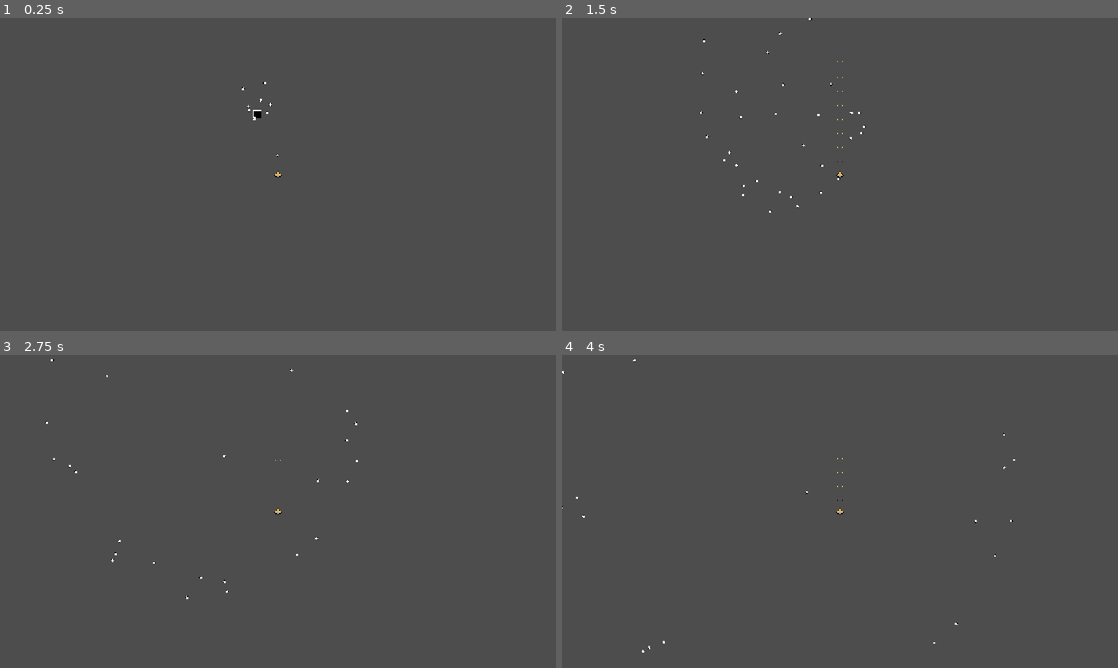
Above: before the commit, frames 1-4 (two rows, left to right).
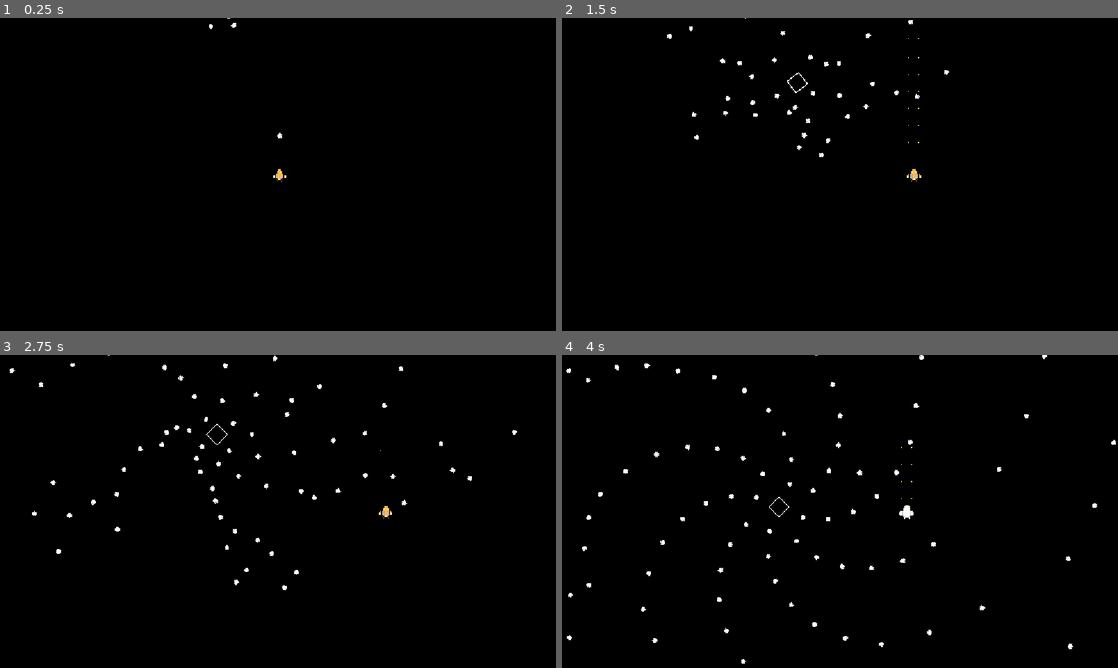
Above: after the commit, the same moments.

Repository: Draftier/Geometric-Invasion-CSS-497
Game: Godot game, scene res://scenes/game.tscn
Same seed, same stepped clock (60 frames per second), same inputs: the game is played once before the commit and once after it.
Inputs:
- Up to frame 1 (0.25 s): no input
- Up to frame 2 (1.5 s): hold Right (right) 0.53-1.28 s; hold Z (shoot) 0.53-1.28 s; hold Down (down) from 1.28 s (still down); tap Z (shoot) at 1.35 s
- Up to frame 3 (2.75 s): release Down (down) at 2.03 s; hold Right (right) from 2.03 s (still down); hold Shift (slow) from 2.03 s (still down); tap Z (shoot) at 2.3 s
- Up to frame 4 (4 s): release Right (right) at 2.78 s; release Shift (slow) at 2.78 s; hold Up (up) 2.78-3.53 s; tap Z (shoot) at 2.85 s; hold Left (left) from 3.53 s (still down); hold Z (shoot) from 3.53 s (still down)

The runs differ from the first frame. In frame 1, 100% of the frame differs, in the area x 0-100%, y 0-100%; in frame 2, 100%; in frame 3, 100%; in frame 4, 100%.

Commit message:
Reduced code complexity
- Made bullet a base class that can be utilized by all (got rid of seperate bullet script)
- Added TODOs
- Added loop in player class to shoot bullet for each gun in player scene

Diff:
--- a/geometric-invasion/project.godot
+++ b/geometric-invasion/project.godot
@@ -59,6 +59,7 @@
 2d_physics/layer_2="enemies"
 2d_physics/layer_3="bullets"
 2d_physics/layer_4="background"
+2d_physics/layer_5="borders"
 
 [physics]
 
--- a/geometric-invasion/scenes/ShootPoint.tscn
+++ b/geometric-invasion/scenes/ShootPoint.tscn
@@ -9,6 +9,7 @@
 
 [node name="Muzzle" type="Marker2D" parent="." unique_id=2003817388]
 position = Vector2(-1, 3)
+rotation = -1.5707964
 
 [node name="FireRateTimer" type="Timer" parent="." unique_id=2951010]
 wait_time = 0.15
--- a/geometric-invasion/scenes/bullet_2.tscn
+++ /dev/null
@@ -1,20 +0,0 @@
-[gd_scene format=3 uid="uid://d02ey725i8t81"]
-
-[ext_resource type="Texture2D" uid="uid://blwmetdipeqh6" path="res://assets/sprites/bullet_2.png" id="1_jnljk"]
-[ext_resource type="Script" uid="uid://b1ocf5fgy86d3" path="res://scripts/bullet/bullet_2.gd" id="1_xm0l7"]
-
-[sub_resource type="CircleShape2D" id="CircleShape2D_v4deb"]
-radius = 6.0
-
-[node name="bullet_2" type="Area2D" unique_id=2052516261]
-scale = Vector2(0.5, 0.5)
-collision_layer = 4
-script = ExtResource("1_xm0l7")
-
-[node name="Sprite2D" type="Sprite2D" parent="." unique_id=905764174]
-texture = ExtResource("1_jnljk")
-
-[node name="CollisionShape2D" type="CollisionShape2D" parent="." unique_id=1786711591]
-shape = SubResource("CircleShape2D_v4deb")
-
-[connection signal="body_entered" from="." to="." method="_on_body_entered"]
--- a/geometric-invasion/scenes/game.tscn
+++ b/geometric-invasion/scenes/game.tscn
@@ -4,7 +4,7 @@
 [ext_resource type="Resource" uid="uid://domh45urchay3" path="res://assets/resources/player/destroyer.tres" id="2_yqjtg"]
 [ext_resource type="PackedScene" uid="uid://cp837cm6qinkj" path="res://scenes/enemy.tscn" id="3_lnu2h"]
 [ext_resource type="Texture2D" uid="uid://bvt77d3gapc08" path="res://assets/sprites/background_1.png" id="4_lbhrr"]
-[ext_resource type="PackedScene" uid="uid://d02ey725i8t81" path="res://scenes/bullet_2.tscn" id="5_iywne"]
+[ext_resource type="PackedScene" uid="uid://d02ey725i8t81" path="res://scenes/obstacle_bullet_base.tscn" id="5_iywne"]
 
 [sub_resource type="TileSetAtlasSource" id="TileSetAtlasSource_iywne"]
 texture = ExtResource("4_lbhrr")
@@ -19,10 +19,17 @@
 }
 point_count = 6
 
+[sub_resource type="RectangleShape2D" id="RectangleShape2D_d8ny1"]
+size = Vector2(646, 21)
+
+[sub_resource type="RectangleShape2D" id="RectangleShape2D_iywne"]
+size = Vector2(20, 618)
+
 [node name="Game" type="Node2D" unique_id=1466998741]
+metadata/_edit_vertical_guides_ = [-289.0, 239.0]
+metadata/_edit_horizontal_guides_ = [-281.0, 294.0]
 
 [node name="Background" type="TileMapLayer" parent="." unique_id=1758883545]
-visible = false
 tile_map_data = PackedByteArray("AAD3//D/AAAAAAAAAAD3//H/AAAAAAAAAAD3//L/AAAAAAAAAAD3//P/AAAAAAAAAAD3//T/AAAAAAAAAAD3// …(61136 unchanged characters)…
 tile_set = SubResource("TileSet_d8ny1")
 
@@ -37,7 +44,7 @@
 
 [node name="bullet_2" parent="." unique_id=2052516261 instance=ExtResource("5_iywne")]
 position = Vector2(-1, -43)
-speed = 0
+speed = 10
 
 [node name="Path2D" type="Path2D" parent="." unique_id=483374397]
 curve = SubResource("Curve2D_d8ny1")
@@ -49,4 +56,32 @@
 
 [node name="Enemy" parent="Path2D/PathFollow2D" unique_id=1367146779 node_paths=PackedStringArray("path") instance=ExtResource("3_lnu2h")]
 position = Vector2(1.5258789e-05, 1.0000038)
+move_speed = 3
 path = NodePath("..")
+free_on_path_complete = false
+
+[node name="Borders" type="Node2D" parent="." unique_id=83428441]
+
+[node name="top_bottom" type="StaticBody2D" parent="Borders" unique_id=1700781145]
+collision_layer = 16
+collision_mask = 21
+
+[node name="CollisionShape2D" type="CollisionShape2D" parent="Borders/top_bottom" unique_id=1249229360]
+position = Vector2(0, -293.5)
+shape = SubResource("RectangleShape2D_d8ny1")
+
+[node name="CollisionShape2D2" type="CollisionShape2D" parent="Borders/top_bottom" unique_id=973272431]
+position = Vector2(-12, 309)
+shape = SubResource("RectangleShape2D_d8ny1")
+
+[node name="left_right" type="StaticBody2D" parent="Borders" unique_id=2066459629]
+collision_layer = 16
+collision_mask = 21
+
+[node name="CollisionShape2D" type="CollisionShape2D" parent="Borders/left_right" unique_id=408583383]
+position = Vector2(-300, 9)
+shape = SubResource("RectangleShape2D_iywne")
+
+[node name="CollisionShape2D2" type="CollisionShape2D" parent="Borders/left_right" unique_id=2038551322]
+position = Vector2(300, 9)
+shape = SubResource("RectangleShape2D_iywne")
--- /dev/null
+++ b/geometric-invasion/scenes/obstacle_bullet_base.tscn
@@ -0,0 +1,23 @@
+[gd_scene format=3 uid="uid://d02ey725i8t81"]
+
+[ext_resource type="Script" uid="uid://b83hpbe227thj" path="res://scripts/bullet/bullet.gd" id="1_vgagr"]
+[ext_resource type="Texture2D" uid="uid://blwmetdipeqh6" path="res://assets/sprites/bullet_2.png" id="2_caht2"]
+
+[sub_resource type="CircleShape2D" id="CircleShape2D_v4deb"]
+radius = 6.0
+
+[node name="obstacle_bullet_base" type="Area2D" unique_id=2052516261]
+scale = Vector2(0.5, 0.5)
+collision_layer = 4
+script = ExtResource("1_vgagr")
+
+[node name="Sprite2D" type="Sprite2D" parent="." unique_id=905764174]
+texture = ExtResource("2_caht2")
+
+[node name="CollisionShape2D" type="CollisionShape2D" parent="." unique_id=1786711591]
+shape = SubResource("CircleShape2D_v4deb")
+
+[node name="VisibleOnScreenNotifier2D" type="VisibleOnScreenNotifier2D" parent="." unique_id=1619883727]
+
+[connection signal="area_entered" from="." to="." method="_on_area_entered"]
+[connection signal="screen_exited" from="VisibleOnScreenNotifier2D" to="." method="_on_visible_on_screen_notifier_2d_screen_exited"]
--- a/geometric-invasion/scenes/player.tscn
+++ b/geometric-invasion/scenes/player.tscn
@@ -10,9 +10,6 @@
 [sub_resource type="Resource" id="Resource_qhqgy"]
 script = ExtResource("2_dqkch")
 metadata/_custom_type_script = "uid://dviw3iwulqtp"
-
-[sub_resource type="CircleShape2D" id="CircleShape2D_u8vuu"]
-radius = 3.0
 
 [sub_resource type="NoiseTexture2D" id="NoiseTexture2D_g2els"]
 
@@ -113,26 +110,28 @@
 &"flash": SubResource("Animation_fjrip")
 }
 
+[sub_resource type="CircleShape2D" id="CircleShape2D_u8vuu"]
+radius = 4.0
+
+[sub_resource type="CircleShape2D" id="CircleShape2D_1tcrw"]
+radius = 9.0
+
 [node name="Player" type="CharacterBody2D" unique_id=1651887187]
-collision_mask = 10
+collision_mask = 16
 motion_mode = 1
 script = ExtResource("1_g2els")
 player_class = SubResource("Resource_qhqgy")
 
-[node name="CollisionShape2D" type="CollisionShape2D" parent="." unique_id=37728273]
-shape = SubResource("CircleShape2D_u8vuu")
-
 [node name="Camera2D" type="Camera2D" parent="." unique_id=1316585369]
+zoom = Vector2(2, 2)
+limit_left = -191
+limit_top = -281
+limit_right = 188
+limit_bottom = 294
 
 [node name="PointLight2D" type="PointLight2D" parent="." unique_id=1359110295]
 position = Vector2(1, 2)
 texture = SubResource("NoiseTexture2D_g2els")
-
-[node name="Gun" parent="." unique_id=1731799014 instance=ExtResource("3_qhqgy")]
-position = Vector2(-4, -4)
-
-[node name="Gun2" parent="." unique_id=1962489092 instance=ExtResource("3_qhqgy")]
-position = Vector2(6, -4)
 
 [node name="InvulnerabilityTimer" type="Timer" parent="." unique_id=126532848]
 wait_time = 5.0
@@ -144,4 +143,21 @@
 [node name="AnimationPlayer" type="AnimationPlayer" parent="." unique_id=486387434]
 libraries/ = SubResource("AnimationLibrary_smehm")
 
+[node name="guns" type="Node2D" parent="." unique_id=1613688656]
+
+[node name="Gun" parent="guns" unique_id=1731799014 instance=ExtResource("3_qhqgy")]
+position = Vector2(-4, -4)
+
+[node name="Gun2" parent="guns" unique_id=1962489092 instance=ExtResource("3_qhqgy")]
+position = Vector2(6, -4)
+
+[node name="HurtBox" type="Area2D" parent="." unique_id=1005235134]
+collision_mask = 22
+
+[node name="CollisionShape2D" type="CollisionShape2D" parent="HurtBox" unique_id=37728273]
+shape = SubResource("CircleShape2D_u8vuu")
+
+[node name="CollisionShape2D" type="CollisionShape2D" parent="." unique_id=1493186045]
+shape = SubResource("CircleShape2D_1tcrw")
+
 [connection signal="timeout" from="InvulnerabilityTimer" to="." method="_on_invulnerability_timer_timeout"]
--- a/geometric-invasion/scripts/ShootPoint/shoot_point.gd
+++ b/geometric-invasion/scripts/ShootPoint/shoot_point.gd
@@ -19,7 +19,9 @@
 	# Fire bullet then reset can_shoot flag so that we can keep bullet fire rate within timer time
 	if can_shoot == true:
 		var player_bullet = PLAYER_BULLET.instantiate() as Area2D
-		player_bullet.setup($Muzzle.position, Vector2.UP)
+		player_bullet.speed = 1000
+		player_bullet.global_position = $Muzzle.position
+		player_bullet.global_rotation = $Muzzle.global_rotation
 		add_child(player_bullet)
 		$FireRateTimer.start()
 		can_shoot = false
--- a/geometric-invasion/scripts/bullet/bullet.gd
+++ b/geometric-invasion/scripts/bullet/bullet.gd
@@ -1,7 +1,7 @@
 extends Area2D
 
 @export var speed = 250
-var direction
+
 
 # Will utilize to play some sort of animation on instantiation
 func _ready() -> void:
@@ -10,20 +10,15 @@
 # Called every physics tick
 func _physics_process(delta: float) -> void:
 	# Move the bullet up
-	position += Vector2.UP * speed * delta
-
-# Setup the bullet to be shot in the direction of the gun
-func setup(pos: Vector2, dir: Vector2) -> void:
-	global_position = pos
-	direction = dir
-
+	position += transform.x * speed * delta
 
 func _on_visible_on_screen_notifier_2d_screen_exited() -> void:
 	queue_free()
 
-
 func _on_area_entered(area: Area2D) -> void:
-	if "hit" in area:
-		area.hit()
-		queue_free()
+	if "take_damage" in area.get_parent():
+		area.get_parent().take_damage()
+	if "take_damage" in area:
+		area.take_damage()
+	queue_free()
 	pass
--- a/geometric-invasion/scripts/bullet/bullet_2.gd
+++ /dev/null
@@ -1,30 +0,0 @@
-extends Area2D
-
-@export var speed = 250
-var direction
-
-# Will utilize to play some sort of animation on instantiation
-func _ready() -> void:
-	pass
-
-# Called every physics tick
-func _physics_process(delta: float) -> void:
-	# Move the bullet up
-	position += transform.x * speed * delta
-
-# Setup the bullet to be shot in the direction of the gun
-func setup(pos: Vector2, dir: Vector2) -> void:
-	global_position = pos
-	direction = dir
-
-
-func _on_visible_on_screen_notifier_2d_screen_exited() -> void:
-	queue_free()
-
-
-func _on_body_entered(body: Node2D) -> void:
-	# print(area)
-	if "take_damage" in body:
-		body.take_damage()
-	queue_free()
-	pass
--- a/geometric-invasion/scripts/enemy/enemy.gd
+++ b/geometric-invasion/scripts/enemy/enemy.gd
@@ -1,10 +1,20 @@
 class_name basic_enemy
 extends Area2D
 
-const bullet_scene = preload("res://scenes/bullet_2.tscn")
+# TODO Make it so that bullet scenes can be varied
+# TODO Tie many variables to a class that inherits some variables, but has things like a rotater
+# TODO Consider making pathing based on set mathematical directions given by resources since pathing could get painful
+# Depending on how levels are going to be designed
+
+# Take in a bullet scene the enemy should shoot
+const bullet_scene = preload("res://scenes/obstacle_bullet_base.tscn")
+
+# Initialize the shoot timer and rotater at ready
 @onready var shoot_timer = $ShootTimer
 @onready var rotater = $Rotater
 
+# Allow shooter and rotater values to be edited in editor to add easier time for editing enemy behavior
+# Consider making a class and resources that have different values for specific enemy types
 @export var rotate_speed : int = 500
 @export var shooter_timer_wait_time : float = 0.1
 @export var spawn_point_count = 4
@@ -13,10 +23,13 @@
 
 @export var health = 100
 @export var path : PathFollow2D
+@export var free_on_path_complete : bool = true
 
 func _ready() -> void:
+	# Calculate the step distance between each spawn point around the enemy
 	var step = 2 * PI / spawn_point_count
 
+	# Create a spawn_point at each rotated distance
 	for i in range (spawn_point_count):
 		var spawn_point = Node2D.new()
 		var pos = Vector2(radius, 0).rotated(step * i)
@@ -24,29 +37,44 @@
 		spawn_point.rotation = pos.angle()
 		rotater.add_child(spawn_point)
 
+	# Initialize the wait time to control fire rate
 	shoot_timer.wait_time = shooter_timer_wait_time
+
+	# Start the timer
 	shoot_timer.start()
 
 func _process(delta: float) -> void:
+	# Calculate new rotations for the pivot(rotater) each frame
 	var new_rotation = rotater.rotation_degrees + rotate_speed * delta
+	# Apply the rotate to the rotater, make sure to use float modulo to wrap around 360
 	rotater.rotation_degrees = fmod(new_rotation, 360)
+
+	# Have the enemy follow a path at a certain speed
 	path.progress_ratio += delta * move_speed / 8
-	if path.progress_ratio >= 1.0:
+
+	# When path done follow free the enemy
+	if path.progress_ratio >= 1.0 and free_on_path_complete:
 		queue_free()
 
 
-func hit() -> void:
+# Function to calculate health and hit upon getting hit by player bullet
+func take_damage() -> void:
+	# Subtract one  health
 	health -= 1
+
+	# If health zero then free
 	if health <= 0:
 		queue_free()
+	# If health not zero then set progress of flash shader
 	var tween = create_tween()
 	tween.tween_property($Sprite2D.material, 'shader_parameter/Progress', 0.0, 0.01)
 	tween.tween_property($Sprite2D.material, 'shader_parameter/Progress', 1.0, 0.02)
 
-
+# Each time timer goes out shoot a bullet for each bullet spawn point in scene
 func _on_shoot_timer_timeout() -> void:
 	for s in rotater.get_children():
 		var bullet = bullet_scene.instantiate()
 		get_tree().root.add_child(bullet)
+		bullet.speed = 250
 		bullet.position = s.global_position
 		bullet.rotation = s.global_rotation
--- a/geometric-invasion/scripts/player/player.gd
+++ b/geometric-invasion/scripts/player/player.gd
@@ -1,10 +1,23 @@
 class_name Player
 extends CharacterBody2D
 
+# TODO add implementation for player classes perhaps different health or move speed for calss
+@export var player_class : PlayerClass
+
+# Initial direction the player is moving at (moving no where)
 var direction : Vector2 = Vector2.ZERO
-@export var player_class : PlayerClass
-var lives = 1000
-var invulnerable = false
+
+# Lives set to 1000 for testing
+var lives : int = 1000
+
+# Flag variable to track if the player is invulnerable
+var invulnerable : bool = false
+
+# Number of guns
+@export var num_guns : int
+
+func _ready() -> void:
+	pass
 
 
 # Called every physics tick
@@ -13,11 +26,10 @@
 	direction = Input.get_vector("left", "right", "up", "down")
 	velocity = direction * player_class.speed
 
-
 	# Fire bullets from player guns if shoot button held
 	if Input.is_action_pressed("shoot"):
-		$Gun.shoot()
-		$Gun2.shoot()
+		for i in $guns.get_children():
+			i.shoot()
 
 	if Input.is_action_pressed("slow"):
 		velocity = direction * player_class.speed / 2
@@ -26,7 +38,6 @@
 	move_and_slide()
 
 	if invulnerable == true:
-
 		var timer = get_tree().create_timer(5.0)
 		$AnimationPlayer.play("flash")
 		await timer.timeout
Not shown, removed: geometric-invasion/scripts/bullet/bullet_2.gd.uid
